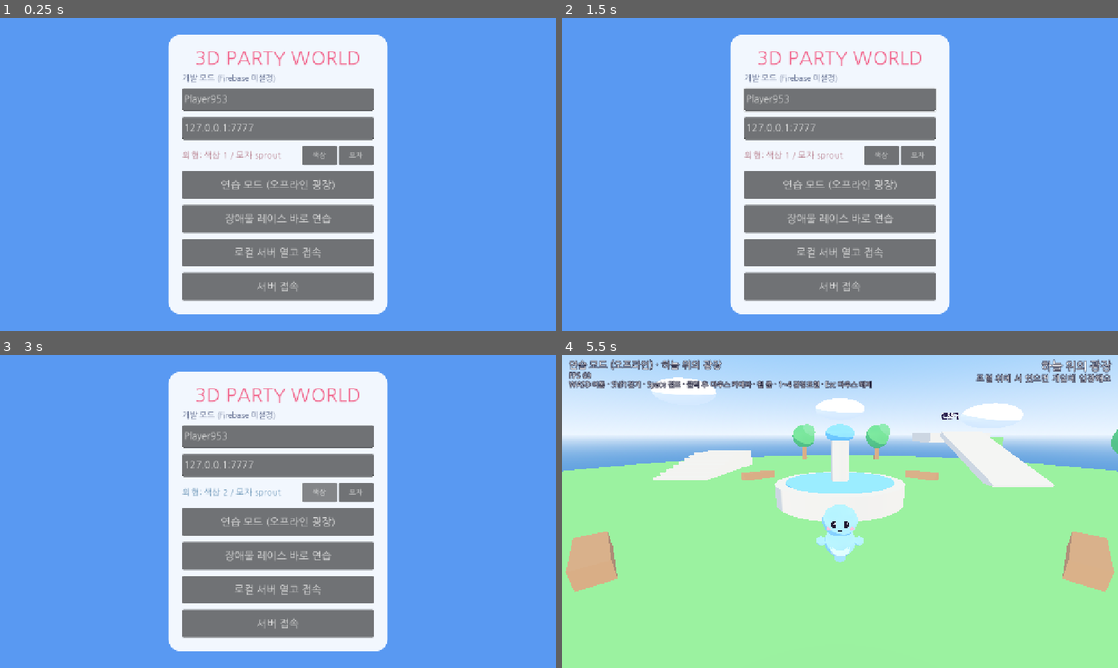
Above: before the commit, frames 1-4 (two rows, left to right).
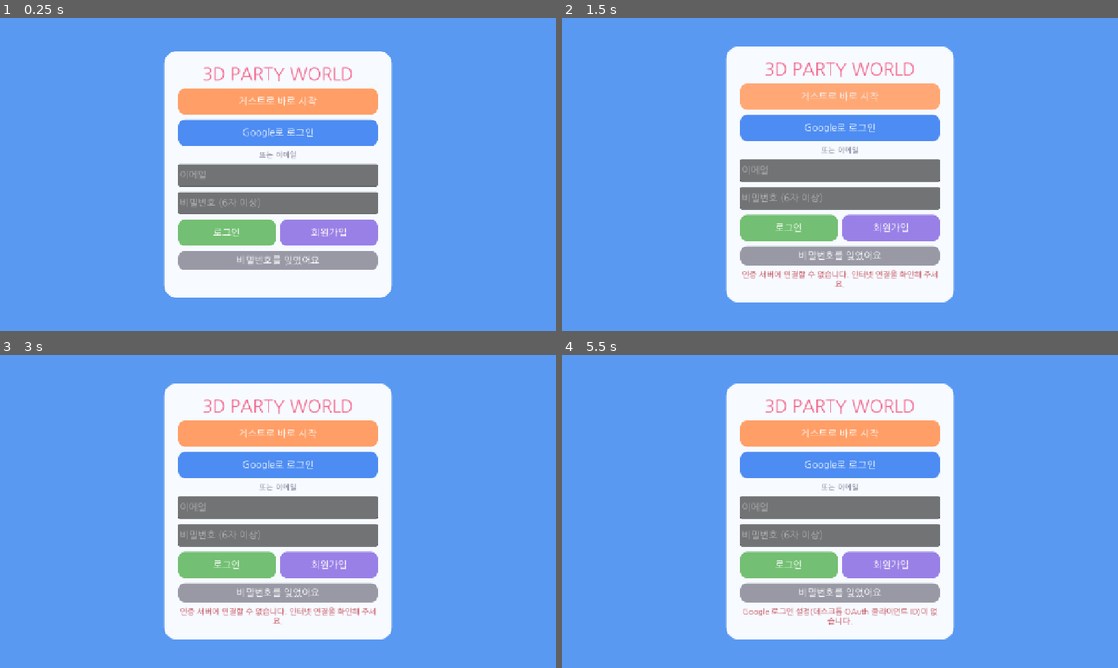
Above: after the commit, the same moments.

Repository: jkoe16/game
Game: Godot game, scene res://scenes/main/main.tscn
Two runs of this game, one before a commit and one after it. Both use one fixed random seed, a clock stepped at 60 frames per second and the inputs below.
Inputs (mouse positions are in pixels of both pictures, inside the frame that each line leads up to):
- Up to frame 1 (0.25 s): no input
- Up to frame 2 (1.5 s): click (840, 102) at 0.5 s, where only the run after the commit has a clickable "게스트로 바로 시작"; click (840, 96) at 1.25 s, where only the run after the commit has a clickable "게스트로 바로 시작"
- Up to frame 3 (3 s): click (278, 433) at 2 s, where only the run after the commit has a clickable "게스트로 바로 시작"; click (316, 492) at 2.75 s, where only the run before the commit has a clickable "색상"
- Up to frame 4 (5.5 s): click (917, 492) at 3.5 s, where only the run before the commit has a clickable "모자"; click (840, 464) at 4.25 s, where only the run after the commit has a clickable "Google로 로그인"; click (840, 520) at 5 s, where only the run before the commit has a clickable "연습 모드 (오프라인 광장)"

The runs differ from the first frame. In frame 1, 26% of the frame differs, in the area x 29-71%, y 5-95%; in frame 2, 25%; in frame 3, 25%; in frame 4, 98%, in the area x 0-100%, y 0-100%.

Commit message:
새 컴퓨터에서 바로 이어서 작업할 수 있게: firebase.cfg 포함 + 설치 스크립트
- config/firebase.cfg 를 git 에 포함 (웹 API 키·프로젝트 ID 는 공개 사이트에도 들어가는 공개 식별자)
- tools/setup_windows.ps1: Godot 4.7.2 + 웹 내보내기 템플릿 설치, 에셋 임포트, 도구 확인
- README / BUILD_GUIDE 에 "새 컴퓨터에서 시작하기" 추가

Co-Authored-By: Claude Opus 5.5 <noreply@anthropic.com>

Diff:
--- /dev/null
+++ b/config/firebase.cfg
@@ -0,0 +1,25 @@
+; 3D PARTY WORLD — Firebase 설정 (프로젝트 game-28f1b)
+; git 에 포함됨: 여기 값은 전부 공개 웹 사이트에도 들어가는 공개 식별자라서 커밋해도 안전하다.
+; 다른 Firebase 프로젝트를 쓰려면 firebase.example.cfg 를 참고해 값을 바꾼다.
+;
+; [firebase]
+;   api_key     : Firebase 콘솔 → 프로젝트 설정 → 일반 → "웹 API 키"
+;   project_id  : Firebase 콘솔 → 프로젝트 설정 → 일반 → "프로젝트 ID"
+;   (웹 API 키는 클라이언트에 포함되는 공개 식별자입니다. 비밀키가 아닙니다.)
+;
+; [google_oauth]  (PC Google 로그인용, 선택)
+;   Google Cloud 콘솔 → API 및 서비스 → 사용자 인증 정보 → OAuth 클라이언트 ID 만들기
+;   → 애플리케이션 유형 "데스크톱 앱" 으로 생성한 클라이언트 ID / 보안 비밀
+;   (데스크톱 앱 클라이언트의 보안 비밀은 Google 정책상 공개 클라이언트로 취급됩니다.)
+;   Firebase 콘솔 → Authentication → 로그인 방법 → Google → "외부 프로젝트의 클라이언트 ID 허용 목록"에
+;   이 클라이언트 ID 를 추가해야 할 수 있습니다.
+;
+; 절대 넣지 말 것: 서비스 계정 JSON, DB 비밀번호, 서버 비밀키
+
+[firebase]
+api_key="AIzaSyAP759vW7WUhPLiHcYQItaiz3deWXTB9nA"
+project_id="game-28f1b"
+
+[google_oauth]
+desktop_client_id=""
+desktop_client_secret=""
--- a/scripts/auth/firebase_config.gd
+++ b/scripts/auth/firebase_config.gd
@@ -1,7 +1,7 @@
 class_name FirebaseConfig
 extends RefCounted
 ## Firebase 설정 로더.
-## 기본 파일: res://config/firebase.cfg (git 제외). 예시: res://config/firebase.example.cfg
+## 기본 파일: res://config/firebase.cfg (공개 식별자만 → git 포함). 다른 프로젝트용 예시: res://config/firebase.example.cfg
 ## 실행 인자 --firebase-config=<경로> 로 다른 파일 사용 가능 (테스트용 목 서버 등).
 ##
 ## 주의: 웹 API 키 / 프로젝트 ID / 데스크톱 OAuth 클라이언트 정보는 클라이언트 배포가 전제된 값이다.
Not shown, changed: docs/BUILD_GUIDE.md
Not shown, added: tools/setup_windows.ps1
